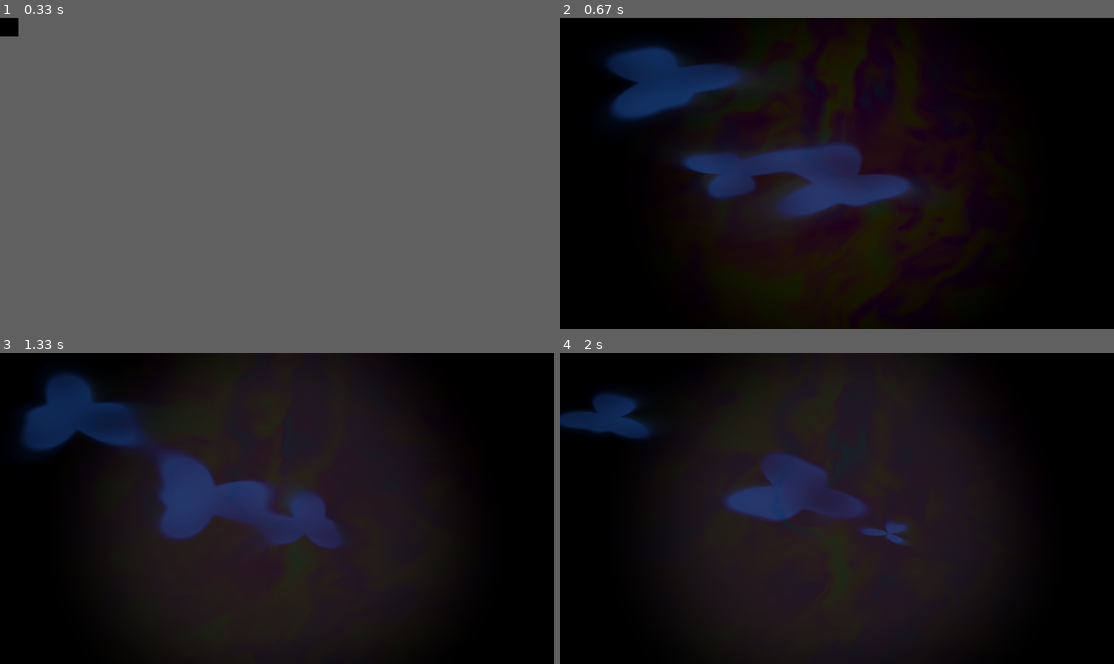
Above: before the commit, frames 1-4 (two rows, left to right).
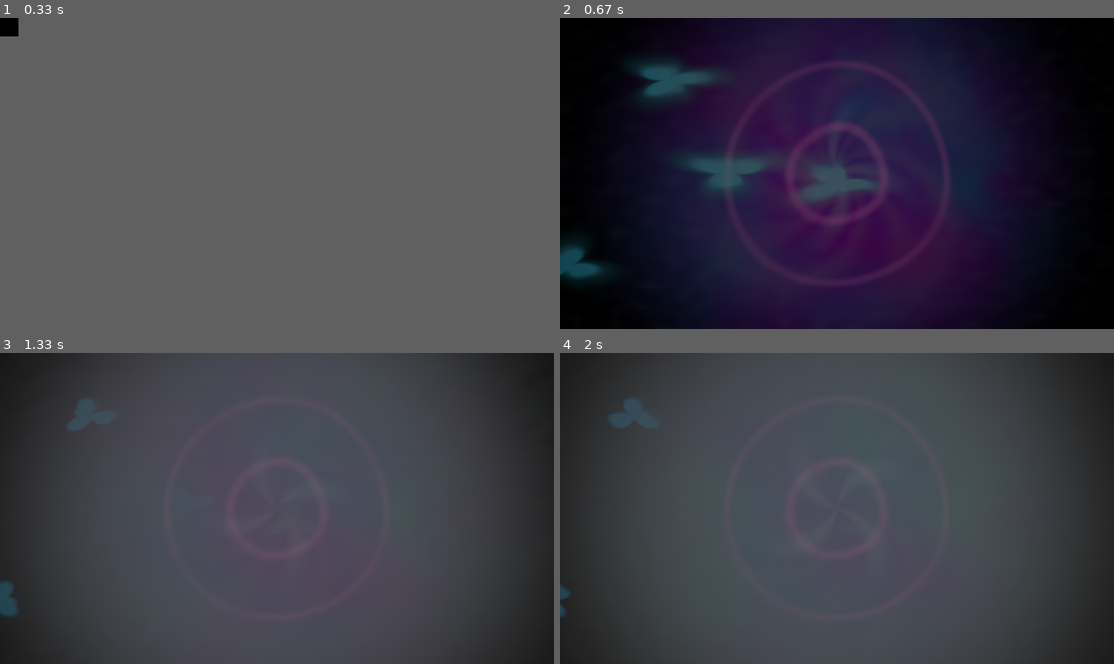
Above: after the commit, the same moments.

Repository: caseyjkey/HtopDrop
Game: pygame game, started from htop_drop.py
Same seed, same stepped clock (60 frames per second), same inputs: the game is played once before the commit and once after it.
Inputs:
- Up to frame 1 (0.33 s): no input
- Up to frame 2 (0.67 s): no input
- Up to frame 3 (1.33 s): no input
- Up to frame 4 (2 s): no input

Frame 1 is identical in both runs. In frame 2, 68% of the frame differs, in the area x 0-90%, y 0-100%; in frame 3, 100%; in frame 4, 100%, in the area x 0-100%, y 0-100%.

Commit message:
Fix self-measurement and shader performance for GT540M
- Exclude own process from CPU metrics (psutil self-subtraction)
- Cap framerate at 30fps to prevent GPU overheating
- Render at half resolution, upscale with linear filtering
- Simplify noise to 2-octave fbm (was 6)
- Add always-alive base animation so idle isn't boring
- Metrics modulate the base rather than creating from nothing

Co-Authored-By: Claude Opus 4.6 <noreply@anthropic.com>

Diff:
--- a/src/collectors/htop_collector.py
+++ b/src/collectors/htop_collector.py
@@ -6,6 +6,7 @@
 Maps data to Q variables for visualization.
 """
 
+import os
 import psutil
 import time
 from typing import Dict, List
@@ -21,10 +22,12 @@
         """
         self.update_interval = update_interval
         self.cpu_count = psutil.cpu_count()
+        self._own_pid = os.getpid()
+        self._own_process = psutil.Process(self._own_pid)
 
     def get_stats(self) -> Dict[str, float]:
         """
-        Collect current system statistics.
+        Collect current system statistics, excluding our own process.
 
         Returns:
             Dict with keys matching Q variable assignments:
@@ -40,11 +43,21 @@
         cpu_percent = psutil.cpu_percent(interval=None)  # Non-blocking
         cpu_per_core = psutil.cpu_percent(interval=None, percpu=True)
 
-        stats['q1'] = cpu_percent  # Average CPU usage
+        # Subtract our own CPU usage so visualizer doesn't measure itself
+        try:
+            own_cpu = self._own_process.cpu_percent(interval=None)
+        except (psutil.NoSuchProcess, psutil.AccessDenied):
+            own_cpu = 0.0
+        adjusted_cpu = max(0.0, cpu_percent - own_cpu)
+
+        stats['q1'] = adjusted_cpu  # Average CPU usage (excluding self)
 
         # Individual cores (limit to 4 for Q variables q4-q7)
+        # Distribute own CPU removal proportionally
+        cpu_count = self.cpu_count if self.cpu_count else 1
+        own_per_core = own_cpu / cpu_count
         for i, core_usage in enumerate(cpu_per_core[:4]):
-            stats[f'q{4+i}'] = core_usage
+            stats[f'q{4+i}'] = max(0.0, core_usage - own_per_core)
 
         # Memory stats
         mem = psutil.virtual_memory()
--- a/src/visualizers/shader_visualizer.py
+++ b/src/visualizers/shader_visualizer.py
@@ -3,18 +3,14 @@
 Shader-based MilkDrop-style Visualizer
 
 Uses OpenGL fragment shaders for flowing, psychedelic visuals.
-Each data source drives distinct organic visual elements:
-  - CPU: Swirling plasma warp patterns
-  - Memory: Color palette shifting
-  - GPU temp: Lava lamp blobs with sinusoidal edges
-  - GPU memory: Blob density/size
-  - Audio: Radial pulse, ripple, brightness
+Designed to be beautiful even at idle - metrics modulate an always-alive base.
+
+Performance target: ~30fps on GT540M (low-power GPU)
 """
 
 import pygame
 import moderngl
 import numpy as np
-import struct
 from typing import Dict
 
 
@@ -31,7 +27,8 @@
 }
 """
 
-# Main visualization shader with feedback loop
+# Main visualization shader - designed to be always beautiful, even at idle.
+# Metrics MODULATE the base animation rather than creating it.
 FRAGMENT_SHADER = """
 #version 330 core
 
@@ -39,16 +36,14 @@
 uniform float time;
 uniform vec2 resolution;
 
-// System data
+// System data (all 0-1 normalized)
 uniform float cpu_avg;
 uniform float mem_pct;
-uniform float swap_pct;
-uniform vec4 cores;       // 4 CPU core values (0-1)
-uniform float load_avg;
+uniform vec4 cores;
 
 // GPU data
-uniform float gpu_temp;   // 0-100 celsius
-uniform float gpu_mem;    // 0-1 percentage
+uniform float gpu_temp;   // celsius (raw, 0-100)
+uniform float gpu_mem;    // 0-1
 
 // Audio data
 uniform float bass;
@@ -58,120 +53,36 @@
 in vec2 uv;
 out vec4 fragColor;
 
-// ── Noise functions ──────────────────────────────────────────────
-
-vec3 mod289(vec3 x) { return x - floor(x * (1.0/289.0)) * 289.0; }
-vec2 mod289(vec2 x) { return x - floor(x * (1.0/289.0)) * 289.0; }
-vec3 permute(vec3 x) { return mod289(((x*34.0)+1.0)*x); }
-
-float snoise(vec2 v) {
-    const vec4 C = vec4(0.211324865405187, 0.366025403784439,
-                       -0.577350269189626, 0.024390243902439);
-    vec2 i  = floor(v + dot(v, C.yy));
-    vec2 x0 = v - i + dot(i, C.xx);
-    vec2 i1 = (x0.x > x0.y) ? vec2(1.0, 0.0) : vec2(0.0, 1.0);
-    vec4 x12 = x0.xyxy + C.xxzz;
-    x12.xy -= i1;
-    i = mod289(i);
-    vec3 p = permute(permute(i.y + vec3(0.0, i1.y, 1.0))
-                            + i.x + vec3(0.0, i1.x, 1.0));
-    vec3 m = max(0.5 - vec3(dot(x0,x0), dot(x12.xy,x12.xy),
-                            dot(x12.zw,x12.zw)), 0.0);
-    m = m*m; m = m*m;
-    vec3 x = 2.0 * fract(p * C.www) - 1.0;
-    vec3 h = abs(x) - 0.5;
-    vec3 ox = floor(x + 0.5);
-    vec3 a0 = x - ox;
-    m *= 1.79284291400159 - 0.85373472095314 * (a0*a0 + h*h);
-    vec3 g;
-    g.x = a0.x * x0.x + h.x * x0.y;
-    g.yz = a0.yz * x12.xz + h.yz * x12.yw;
-    return 130.0 * dot(m, g);
-}
-
-float fbm(vec2 p, int octaves) {
-    float val = 0.0;
-    float amp = 0.5;
-    float freq = 1.0;
-    for (int i = 0; i < 6; i++) {
-        if (i >= octaves) break;
-        val += amp * snoise(p * freq);
-        freq *= 2.0;
-        amp *= 0.5;
-    }
-    return val;
-}
-
-// ── Color palettes ──────────────────────────────────────────────
+// ── Lightweight noise (2 octaves max for GT540M) ────────────────
+
+vec2 hash22(vec2 p) {
+    vec3 p3 = fract(vec3(p.xyx) * vec3(.1031, .1030, .0973));
+    p3 += dot(p3, p3.yzx + 33.33);
+    return fract((p3.xx + p3.yz) * p3.zy);
+}
+
+float noise(vec2 p) {
+    vec2 i = floor(p);
+    vec2 f = fract(p);
+    f = f * f * (3.0 - 2.0 * f);  // smoothstep
+
+    float a = dot(hash22(i + vec2(0,0)) - 0.5, f - vec2(0,0));
+    float b = dot(hash22(i + vec2(1,0)) - 0.5, f - vec2(1,0));
+    float c = dot(hash22(i + vec2(0,1)) - 0.5, f - vec2(0,1));
+    float d = dot(hash22(i + vec2(1,1)) - 0.5, f - vec2(1,1));
+
+    return mix(mix(a, b, f.x), mix(c, d, f.x), f.y) + 0.5;
+}
+
+// Simple 2-octave fbm
+float fbm2(vec2 p) {
+    return noise(p) * 0.65 + noise(p * 2.1 + 3.7) * 0.35;
+}
+
+// ── Color palettes (Inigo Quilez style) ─────────────────────────
 
 vec3 palette(float t, vec3 a, vec3 b, vec3 c, vec3 d) {
     return a + b * cos(6.28318 * (c * t + d));
-}
-
-vec3 cosmicPalette(float t) {
-    return palette(t,
-        vec3(0.5, 0.5, 0.5),
-        vec3(0.5, 0.5, 0.5),
-        vec3(1.0, 1.0, 1.0),
-        vec3(0.0, 0.33, 0.67)
-    );
-}
-
-vec3 firePalette(float t) {
-    return palette(t,
-        vec3(0.5, 0.5, 0.5),
-        vec3(0.5, 0.5, 0.5),
-        vec3(1.0, 0.7, 0.4),
-        vec3(0.0, 0.15, 0.20)
-    );
-}
-
-vec3 oceanPalette(float t) {
-    return palette(t,
-        vec3(0.5, 0.5, 0.5),
-        vec3(0.5, 0.5, 0.5),
-        vec3(1.0, 1.0, 0.5),
-        vec3(0.80, 0.90, 0.30)
-    );
-}
-
-// ── Lava lamp / metaball for GPU ────────────────────────────────
-
-float metaball(vec2 p, vec2 center, float radius) {
-    float d = length(p - center);
-    return radius * radius / (d * d + 0.001);
-}
-
-float lavaLamp(vec2 p, float t, float temp_norm, float mem_norm) {
-    float field = 0.0;
-
-    // Number of blobs scales with memory usage (more memory = more blobs)
-    int num_blobs = 3 + int(mem_norm * 5.0);
-
-    for (int i = 0; i < 8; i++) {
-        if (i >= num_blobs) break;
-        float fi = float(i);
-
-        // Each blob has unique sinusoidal motion
-        float phase = fi * 1.618;  // Golden ratio spacing
-        float speed = 0.3 + temp_norm * 0.5;  // Hotter = faster
-
-        // Sinusoidal position - rises and falls like real lava
-        float x = 0.3 + 0.4 * sin(t * speed * 0.7 + phase * 2.1);
-        float y = 0.2 + 0.6 * (0.5 + 0.5 * sin(t * speed * 0.4 + phase));
-
-        // Blob size oscillates with sinusoidal edge
-        float base_radius = 0.06 + 0.04 * sin(t * 1.3 + fi);
-        // Sinusoidal wobble on the edge
-        float angle = atan(p.y - y, p.x - x);
-        float wobble = 1.0 + 0.3 * sin(angle * 3.0 + t * 2.0 + fi)
-                            + 0.15 * sin(angle * 5.0 - t * 1.5 + fi * 0.7);
-        float radius = base_radius * wobble;
-
-        field += metaball(p, vec2(x, y), radius);
-    }
-
-    return field;
 }
 
 // ── Main shader ─────────────────────────────────────────────────
@@ -181,133 +92,152 @@
     vec2 centered = st - 0.5;
     float aspect = resolution.x / resolution.y;
     centered.x *= aspect;
-
     float r = length(centered);
     float angle = atan(centered.y, centered.x);
 
-    // ── Feedback warp (MilkDrop-style trail effect) ──
-
-    // CPU drives warp intensity and rotation
-    float warp_strength = 0.003 + cpu_avg * 0.012;
-    float warp_rotation = time * (0.1 + cpu_avg * 0.3);
-
-    // Create warped UV for sampling previous frame
-    vec2 warp_offset;
-    warp_offset.x = sin(angle * 2.0 + warp_rotation) * warp_strength;
-    warp_offset.y = cos(angle * 3.0 + warp_rotation * 0.7) * warp_strength;
-
-    // Zoom warp - bass makes it breathe
-    float zoom = 1.0 - 0.002 - bass * 0.008;
-    vec2 warped_uv = 0.5 + (st - 0.5) * zoom + warp_offset;
-
-    // Per-core warp: each core distorts a quadrant
-    if (centered.x > 0.0 && centered.y > 0.0)
-        warped_uv += vec2(sin(time*3.0), cos(time*2.7)) * cores.x * 0.003;
-    else if (centered.x < 0.0 && centered.y > 0.0)
-        warped_uv += vec2(cos(time*2.5), sin(time*3.1)) * cores.y * 0.003;
-    else if (centered.x < 0.0 && centered.y < 0.0)
-        warped_uv += vec2(sin(time*2.8), cos(time*2.3)) * cores.z * 0.003;
-    else
-        warped_uv += vec2(cos(time*3.3), sin(time*2.1)) * cores.w * 0.003;
-
-    // Sample previous frame with warp (creates flowing trails)
+    // ════════════════════════════════════════════════════════════
+    // FEEDBACK: Sample previous frame with warp (MilkDrop trails)
+    // ════════════════════════════════════════════════════════════
+
+    // Always-on gentle rotation + zoom (the "alive" base motion)
+    float base_speed = 0.15;
+    float cpu_boost = cpu_avg * 0.6;  // CPU makes it swirl faster
+    float rot_speed = base_speed + cpu_boost;
+
+    vec2 warp;
+    warp.x = sin(angle * 2.0 + time * rot_speed) * (0.003 + cpu_avg * 0.008);
+    warp.y = cos(angle * 3.0 + time * rot_speed * 0.7) * (0.003 + cpu_avg * 0.008);
+
+    // Per-core quadrant distortion (subtle but distinct per core)
+    float qx = step(0.0, centered.x) * 2.0 - 1.0;
+    float qy = step(0.0, centered.y) * 2.0 - 1.0;
+    float core_val = (qx > 0.0 && qy > 0.0) ? cores.x :
+                     (qx < 0.0 && qy > 0.0) ? cores.y :
+                     (qx < 0.0 && qy < 0.0) ? cores.z : cores.w;
+    warp += vec2(sin(time * 2.0 + core_val * 5.0),
+                 cos(time * 1.7 + core_val * 4.0)) * core_val * 0.004;
+
+    // Breathing zoom (always subtle, bass amplifies)
+    float breathe = sin(time * 0.4) * 0.001;
+    float zoom = 1.0 - 0.003 - breathe - bass * 0.012;
+
+    vec2 warped_uv = 0.5 + (st - 0.5) * zoom + warp;
     vec3 feedback = texture(prev_frame, warped_uv).rgb;
 
-    // Fade the feedback (trails decay)
-    float fade = 0.96 + cpu_avg * 0.025;  // More CPU = longer trails
-    fade = min(fade, 0.995);
+    // Trail decay: always visible trails, CPU extends them
+    float fade = 0.94 + cpu_avg * 0.04;
+    fade = min(fade, 0.99);
     feedback *= fade;
 
-    // ── CPU Plasma Layer ──
-    // Flowing noise patterns driven by CPU activity
-
-    float cpu_noise_speed = 0.5 + cpu_avg * 2.0;
-    vec2 noise_coord = centered * (2.0 + cpu_avg * 3.0);
-
-    float n1 = fbm(noise_coord + vec2(time * cpu_noise_speed * 0.3,
-                                       time * cpu_noise_speed * 0.2), 4);
-    float n2 = fbm(noise_coord * 1.5 + vec2(-time * 0.4, time * 0.3) + n1 * 0.5, 3);
-
-    // Domain warping for extra organic feel
-    float domain_warp = fbm(noise_coord + vec2(n1, n2) * 0.8 + time * 0.1, 3);
-
-    // Color from memory-shifted palette
-    float palette_shift = mem_pct * 2.0 + time * 0.05;
-    vec3 plasma_color = cosmicPalette(domain_warp * 0.5 + palette_shift);
-
-    // CPU intensity controls how much new plasma is added
-    float plasma_intensity = cpu_avg * 0.15 + 0.02;
-    // Add more intensity near center (radial falloff)
-    plasma_intensity *= smoothstep(0.8, 0.0, r);
-
-    // ── Audio Reactive Layer ──
-
-    // Bass: radial pulse ring
-    float bass_ring = smoothstep(0.02, 0.0, abs(r - 0.2 - bass * 0.3));
-    bass_ring += smoothstep(0.03, 0.0, abs(r - 0.4 - bass * 0.15));
-    vec3 bass_color = vec3(0.9, 0.2, 0.5) * bass_ring * bass * 0.8;
+    // ════════════════════════════════════════════════════════════
+    // LAYER 1: Flowing plasma (always active, CPU intensifies)
+    // ════════════════════════════════════════════════════════════
+
+    // Time flows always - CPU makes it flow faster
+    float flow_t = time * (0.3 + cpu_avg * 0.8);
+
+    // Domain warping: noise fed into noise = organic shapes
+    float n1 = fbm2(centered * 3.0 + vec2(flow_t * 0.4, flow_t * 0.3));
+    float n2 = fbm2(centered * 2.0 + vec2(n1 * 1.5, flow_t * -0.2));
+
+    // Memory shifts the color palette over time
+    float hue_shift = mem_pct * 3.0 + time * 0.08;
+    vec3 plasma_col = palette(n2 * 0.6 + hue_shift,
+        vec3(0.5, 0.5, 0.5),
+        vec3(0.5, 0.5, 0.5),
+        vec3(1.0, 1.0, 1.0),
+        vec3(0.0 + mem_pct * 0.3, 0.33, 0.67 - mem_pct * 0.2)
+    );
+
+    // Always add some plasma; CPU controls how much
+    float plasma_strength = 0.06 + cpu_avg * 0.15;
+    // Radial falloff - brighter near center
+    plasma_strength *= smoothstep(0.9, 0.1, r);
+
+    // ════════════════════════════════════════════════════════════
+    // LAYER 2: GPU lava lamp (always drifting, temp colors it)
+    // ════════════════════════════════════════════════════════════
+
+    float temp_norm = clamp(gpu_temp / 90.0, 0.0, 1.0);
+    float lava_speed = 0.2 + temp_norm * 0.4;
+
+    // 4 metaball blobs with sinusoidal paths
+    float field = 0.0;
+    for (int i = 0; i < 4; i++) {
+        float fi = float(i);
+        float phase = fi * 1.618;
+        float bx = 0.3 + 0.4 * sin(time * lava_speed * 0.6 + phase * 2.1);
+        float by = 0.2 + 0.6 * (0.5 + 0.5 * sin(time * lava_speed * 0.35 + phase));
+
+        // Sinusoidal wobble on blob boundary
+        float a = atan(st.y - by, st.x - bx);
+        float wobble = 1.0 + 0.25 * sin(a * 3.0 + time * 1.5 + fi)
+                           + 0.12 * sin(a * 5.0 - time + fi * 0.7);
+        float radius = (0.05 + gpu_mem * 0.04) * wobble;
+        float d = length(st - vec2(bx, by));
+        field += radius * radius / (d * d + 0.001);
+    }
+
+    float lava_edge = smoothstep(0.6, 1.3, field);
+    float lava_glow = smoothstep(0.2, 0.8, field) * 0.25;
+
+    // Temperature → color: cool teal → warm amber → hot magenta
+    vec3 lava_col;
+    if (temp_norm < 0.4) {
+        lava_col = mix(vec3(0.05, 0.4, 0.5), vec3(0.2, 0.6, 0.3), temp_norm * 2.5);
+    } else if (temp_norm < 0.7) {
+        lava_col = mix(vec3(0.2, 0.6, 0.3), vec3(0.9, 0.5, 0.1), (temp_norm - 0.4) * 3.3);
+    } else {
+        lava_col = mix(vec3(0.9, 0.5, 0.1), vec3(1.0, 0.15, 0.3), (temp_norm - 0.7) * 3.3);
+    }
+
+    vec3 lava_layer = lava_col * (lava_edge + lava_glow);
+
+    // ════════════════════════════════════════════════════════════
+    // LAYER 3: Audio reactive (rings, spirals, sparkle)
+    // ════════════════════════════════════════════════════════════
+
+    // Bass: expanding rings from center
+    float ring1 = smoothstep(0.025, 0.0, abs(r - 0.15 - bass * 0.35));
+    float ring2 = smoothstep(0.02, 0.0, abs(r - 0.35 - bass * 0.2));
+    vec3 bass_col = vec3(0.9, 0.2, 0.6) * (ring1 + ring2 * 0.6) * (bass + 0.05);
 
     // Mid: spiral arms
-    float spiral = sin(angle * 3.0 + r * 10.0 - time * 2.0) * 0.5 + 0.5;
-    spiral *= smoothstep(0.6, 0.1, r);
-    vec3 mid_color = oceanPalette(spiral + time * 0.1) * spiral * mid * 0.3;
-
-    // Treb: sparkle/noise at high frequencies
-    float sparkle = snoise(st * 50.0 + time * 5.0);
-    sparkle = pow(max(sparkle, 0.0), 3.0);
-    vec3 treb_color = vec3(0.7, 0.8, 1.0) * sparkle * treb * 0.4;
-
-    // ── GPU Lava Lamp Layer ──
-
-    float temp_norm = clamp(gpu_temp / 100.0, 0.0, 1.0);
-    float mem_norm = gpu_mem;
-
-    float lava = lavaLamp(st, time, temp_norm, mem_norm);
-
-    // Smooth threshold for blob edges (sinusoidal boundary feel)
-    float lava_edge = smoothstep(0.8, 1.2, lava);
-    float lava_glow = smoothstep(0.3, 1.0, lava) * 0.3;
-
-    // Temperature-based color: cool blue → warm orange → hot red
-    vec3 lava_cool = vec3(0.1, 0.3, 0.8);
-    vec3 lava_warm = vec3(0.9, 0.5, 0.1);
-    vec3 lava_hot  = vec3(1.0, 0.15, 0.05);
-
-    vec3 lava_color;
-    if (temp_norm < 0.5) {
-        lava_color = mix(lava_cool, lava_warm, temp_norm * 2.0);
-    } else {
-        lava_color = mix(lava_warm, lava_hot, (temp_norm - 0.5) * 2.0);
-    }
-
-    // Add internal glow variation
-    float lava_internal = snoise(st * 4.0 + time * 0.5) * 0.3 + 0.7;
-    lava_color *= lava_internal;
-
-    vec3 lava_layer = lava_color * (lava_edge + lava_glow);
-
-    // ── Composite all layers ──
-
-    vec3 color = feedback;                          // Feedback trails
-    color += plasma_color * plasma_intensity;       // CPU plasma
-    color += bass_color;                            // Audio bass rings
-    color += mid_color;                             // Audio mid spirals
-    color += treb_color;                            // Audio treb sparkle
-    color = max(color, lava_layer * 0.7);           // GPU lava lamp (blended)
-
-    // ── Vignette (subtle darkening at edges) ──
-    float vignette = 1.0 - smoothstep(0.4, 1.2, r / aspect * 2.0);
-    color *= mix(0.6, 1.0, vignette);
-
-    // ── Final tone mapping ──
-    color = color / (color + 1.0);  // Reinhard tone mapping
-    color = pow(color, vec3(0.95));  // Slight gamma for richness
+    float spiral = sin(angle * 4.0 + r * 12.0 - time * 2.5) * 0.5 + 0.5;
+    spiral *= smoothstep(0.6, 0.05, r);
+    vec3 mid_col = palette(spiral + time * 0.1,
+        vec3(0.5), vec3(0.5), vec3(1.0, 1.0, 0.5), vec3(0.8, 0.9, 0.3)
+    ) * spiral * (mid * 0.6 + 0.02);
+
+    // Treb: shimmer
+    float sparkle = noise(st * 30.0 + time * 4.0);
+    sparkle = pow(max(sparkle - 0.3, 0.0), 2.0) * 2.0;
+    vec3 treb_col = vec3(0.6, 0.8, 1.0) * sparkle * (treb * 0.5 + 0.01);
+
+    // ════════════════════════════════════════════════════════════
+    // COMPOSITE
+    // ════════════════════════════════════════════════════════════
+
+    vec3 color = feedback;                        // Trails from previous frames
+    color += plasma_col * plasma_strength;        // CPU plasma (always some)
+    color += bass_col;                            // Audio bass rings
+    color += mid_col;                             // Audio mid spirals
+    color += treb_col;                            // Audio treble sparkle
+    color = max(color, lava_layer * 0.65);        // GPU lava lamp overlay
+
+    // Gentle vignette
+    float vignette = 1.0 - smoothstep(0.5, 1.4, r / aspect * 2.0);
+    color *= mix(0.7, 1.0, vignette);
+
+    // Tone mapping (prevents blowout)
+    color = color / (color + 0.8);
+    color = pow(color, vec3(0.92));
 
     fragColor = vec4(color, 1.0);
 }
 """
 
-# Display pass (just renders texture to screen)
+# Pass-through display shader
 DISPLAY_FRAGMENT = """
 #version 330 core
 uniform sampler2D tex;
@@ -322,6 +252,8 @@
 class ShaderVisualizer:
     """MilkDrop-style shader visualizer with feedback loop."""
 
+    TARGET_FPS = 30  # 30fps to keep GT540M cool
+
     def __init__(self, width: int = 1920, height: int = 1080, fullscreen: bool = False):
         pygame.init()
 
@@ -338,7 +270,6 @@
 
         # Create moderngl context from existing pygame GL context
         self.ctx = moderngl.create_context()
-        self.ctx.enable(moderngl.BLEND)
 
         # Fullscreen quad vertices (position + uv)
         vertices = np.array([
@@ -350,7 +281,7 @@
 
         self.vbo = self.ctx.buffer(vertices.tobytes())
 
-        # Main visualization program
+        # Compile shaders
         self.main_prog = self.ctx.program(
             vertex_shader=VERTEX_SHADER,
             fragment_shader=FRAGMENT_SHADER,
@@ -360,7 +291,6 @@
             [(self.vbo, '2f 2f', 'in_position', 'in_uv')],
         )
 
-        # Display program (renders FBO to screen)
         self.display_prog = self.ctx.program(
             vertex_shader=VERTEX_SHADER,
             fragment_shader=DISPLAY_FRAGMENT,
@@ -371,25 +301,25 @@
         )
 
         # Ping-pong framebuffers for feedback loop
-        self.tex_a = self.ctx.texture((width, height), 4, dtype='f2')
-        self.tex_b = self.ctx.texture((width, height), 4, dtype='f2')
-        self.tex_a.filter = (moderngl.LINEAR, moderngl.LINEAR)
-        self.tex_b.filter = (moderngl.LINEAR, moderngl.LINEAR)
-        self.tex_a.repeat_x = False
-        self.tex_a.repeat_y = False
-        self.tex_b.repeat_x = False
-        self.tex_b.repeat_y = False
+        # Use half resolution for performance on GT540M
+        fb_w, fb_h = width // 2, height // 2
+        self.fb_w, self.fb_h = fb_w, fb_h
+        self.tex_a = self.ctx.texture((fb_w, fb_h), 4, dtype='f2')
+        self.tex_b = self.ctx.texture((fb_w, fb_h), 4, dtype='f2')
+        for tex in (self.tex_a, self.tex_b):
+            tex.filter = (moderngl.LINEAR, moderngl.LINEAR)
+            tex.repeat_x = False
+            tex.repeat_y = False
 
         self.fbo_a = self.ctx.framebuffer(color_attachments=[self.tex_a])
         self.fbo_b = self.ctx.framebuffer(color_attachments=[self.tex_b])
-
-        self.ping = True  # Toggle for ping-pong
-
-        # Smoothed values for visual stability
+        self.ping = True
+
+        # Smoothed values
         self.smooth = {
-            'cpu_avg': 0.0, 'mem_pct': 0.0, 'swap_pct': 0.0,
+            'cpu_avg': 0.0, 'mem_pct': 0.0,
             'core0': 0.0, 'core1': 0.0, 'core2': 0.0, 'core3': 0.0,
-            'load_avg': 0.0, 'gpu_temp': 0.0, 'gpu_mem': 0.0,
+            'gpu_temp': 0.0, 'gpu_mem': 0.0,
             'bass': 0.0, 'mid': 0.0, 'treb': 0.0,
         }
 
@@ -410,13 +340,11 @@
         audio = data.get('audio', {})
 
         self._set_uniform('time', self.time)
-        self._set_uniform('resolution', (float(self.width), float(self.height)))
-
-        # CPU (normalize to 0-1)
+        self._set_uniform('resolution', (float(self.fb_w), float(self.fb_h)))
+
+        # CPU (0-1)
         self._set_uniform('cpu_avg', self._smooth('cpu_avg', htop.get('cpu_avg', 0) / 100.0))
         self._set_uniform('mem_pct', self._smooth('mem_pct', htop.get('memory', 0) / 100.0))
-        self._set_uniform('swap_pct', self._smooth('swap_pct', htop.get('swap', 0) / 100.0))
-        self._set_uniform('load_avg', self._smooth('load_avg', htop.get('load_avg', 0) / 100.0))
 
         cores = (
             self._smooth('core0', htop.get('core0', 0) / 100.0),
@@ -430,7 +358,7 @@
         self._set_uniform('gpu_temp', self._smooth('gpu_temp', nvidia.get('temperature', 0), 0.05))
         self._set_uniform('gpu_mem', self._smooth('gpu_mem', nvidia.get('memory_percent', 0) / 100.0, 0.05))
 
-        # Audio (more responsive smoothing)
+        # Audio (faster smoothing for responsiveness)
         self._set_uniform('bass', self._smooth('bass', audio.get('bass', 0) / 100.0, 0.4))
         self._set_uniform('mid', self._smooth('mid', audio.get('mid', 0) / 100.0, 0.35))
         self._set_uniform('treb', self._smooth('treb', audio.get('treb', 0) / 100.0, 0.3))
@@ -446,10 +374,10 @@
                 elif event.key == pygame.K_f:
                     pygame.display.toggle_fullscreen()
 
-        dt = self.clock.tick(60) / 1000.0
+        dt = self.clock.tick(self.TARGET_FPS) / 1000.0
         self.time += dt
 
-        # Ping-pong: read from one texture, write to the other
+        # Ping-pong
         if self.ping:
             read_tex, write_fbo = self.tex_a, self.fbo_b
             result_tex = self.tex_b
@@ -458,15 +386,17 @@
             result_tex = self.tex_a
         self.ping = not self.ping
 
-        # ── Main pass: render to FBO ──
+        # Render to FBO (at half resolution)
         write_fbo.use()
+        self.ctx.viewport = (0, 0, self.fb_w, self.fb_h)
         read_tex.use(location=0)
         self.main_prog['prev_frame'].value = 0
         self._set_uniforms(data)
         self.main_vao.render(moderngl.TRIANGLE_STRIP)
 
-        # ── Display pass: render FBO to screen ──
+        # Display FBO to screen (upscaled by linear filtering)
         self.ctx.screen.use()
+        self.ctx.viewport = (0, 0, self.width, self.height)
         result_tex.use(location=0)
         self.display_prog['tex'].value = 0
         self.display_vao.render(moderngl.TRIANGLE_STRIP)
@@ -476,14 +406,9 @@
 
     def cleanup(self):
         """Release resources."""
-        self.fbo_a.release()
-        self.fbo_b.release()
-        self.tex_a.release()
-        self.tex_b.release()
-        self.main_vao.release()
-        self.display_vao.release()
-        self.vbo.release()
-        self.main_prog.release()
-        self.display_prog.release()
+        for obj in (self.fbo_a, self.fbo_b, self.tex_a, self.tex_b,
+                    self.main_vao, self.display_vao, self.vbo,
+                    self.main_prog, self.display_prog):
+            obj.release()
         self.ctx.release()
         pygame.quit()
